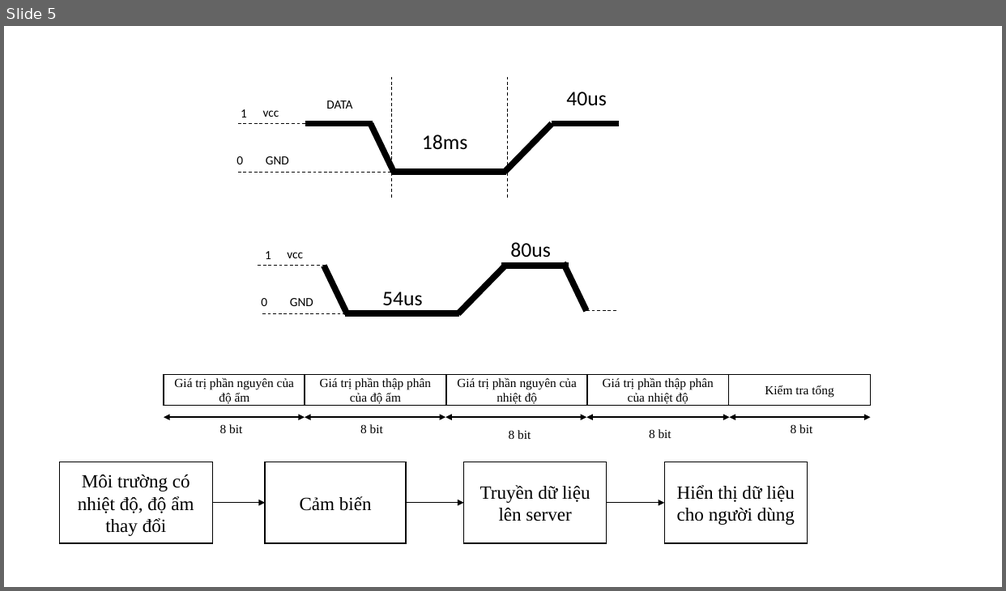
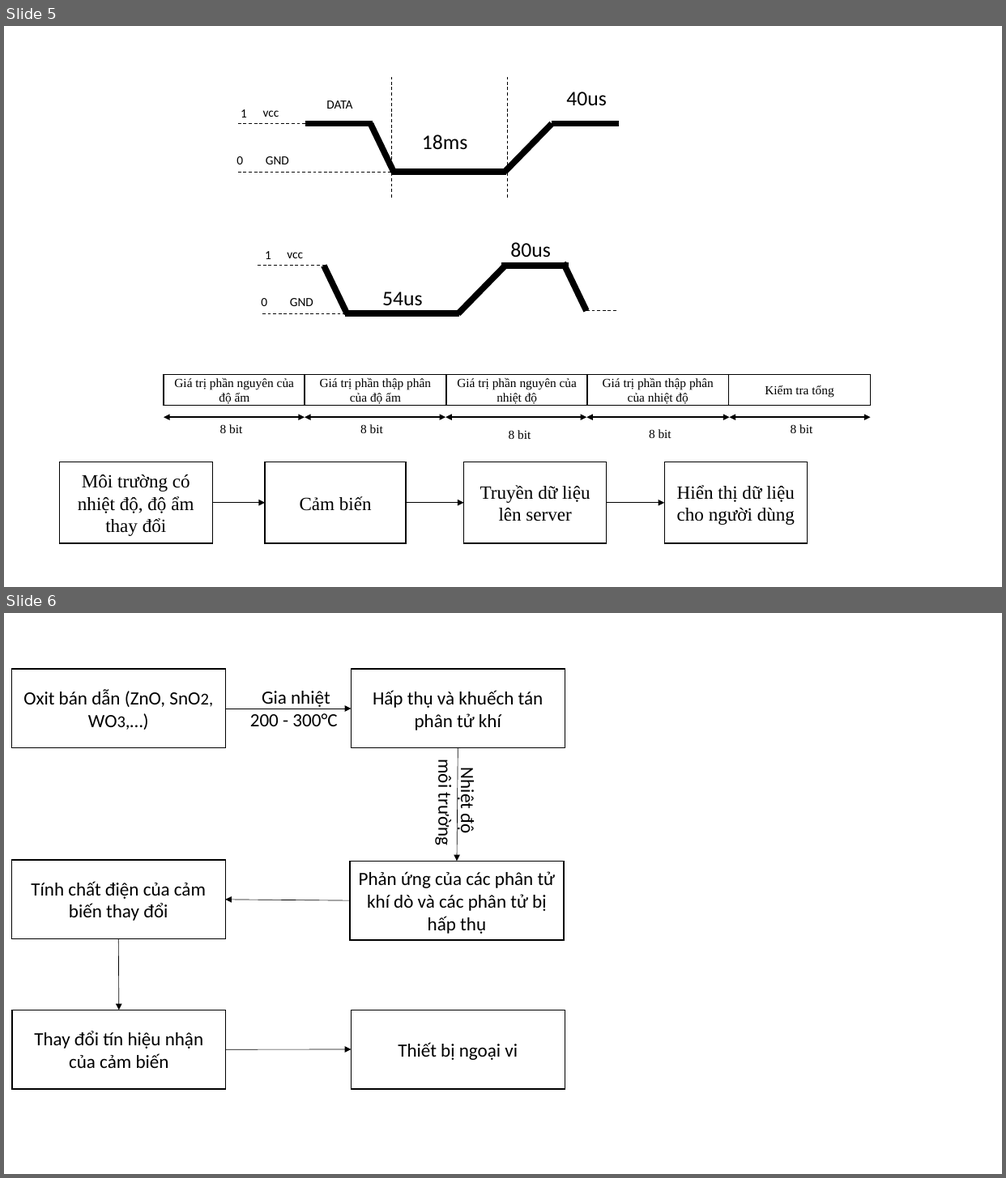
Before and after one commit to duongtln/LVTN, a slide deck: mohinhsodo.pptx. Shown one above the other, each under a label of ours: slide 5 before the commit, slides 5 and 6 after it. The pictures are 1006x591 and 1006x1178 pixels, drawn with LibreOffice and Linux fonts; fonts in the diff are those of the drawing. Boxes give left, top, right and bottom in pixels: in the first picture for what was removed or moved away, otherwise in the second. Text is boxed around its words. In the diff, an @@ line names an element or a change of style, - is before the commit and + after.

```diff
--- a/mohinhsodo.pptx
+++ b/mohinhsodo.pptx
@@ slide 6 added at box(4, 613, 1002, 1174), background #FFFFFF @@
@@ group added at box(11, 669, 565, 1090): 6 rectangles, 5 arrows, 2 texts @@
+Oxit bán dẫn (ZnO, SnO2, WO3,…)
+Hấp thụ và khuếch tán phân tử khí
+Gia nhiệt
+200 - 300°C
+Tính chất điện của cảm biến thay đổi
+Phản ứng của các phân tử khí dò và các phân tử bị hấp thụ
+Nhiệt độ
+môi trường
+Thay đổi tín hiệu nhận của cảm biến
+Thiết bị ngoại vi
```
Also in this commit, not shown: 2 other slides added, 19 other files.
